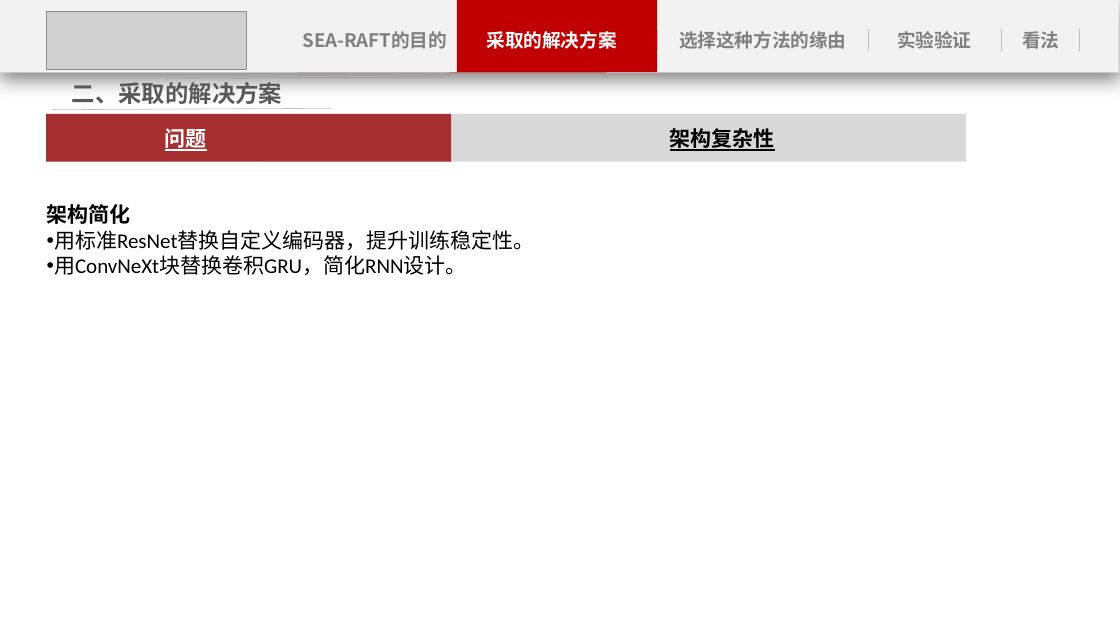
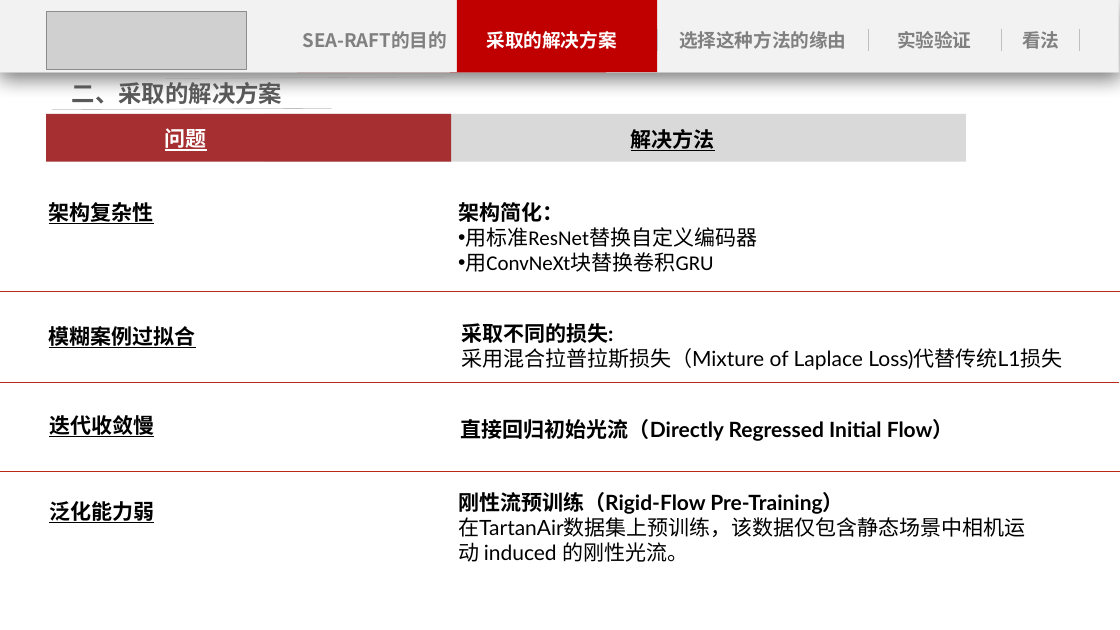
Before and after one commit to miheyou/RAFT_SCU, a slide deck: slide 6 of 11.4小组汇报(真).pptx. Drawn at 1120x630 pixels with LibreOffice and Linux fonts; fonts in the diff are those of the drawing; grey boxes stand for pictures; background and template pictures are left out. Boxes give left, top, right and bottom in pixels: in the first picture for what was removed or moved away, otherwise in the second. Text is boxed around its words. In the diff, an @@ line names an element or a change of style, - is before the commit and + after.

```diff
--- a/11.4小组汇报(真).pptx
+++ b/11.4小组汇报(真).pptx
@@ text added at bbox=[631, 129, 715, 151], 18 pt, text #000000, bold, underline @@
+解决方法
@@ text "架构复杂性": place and size @@
-text "架构复杂性" at bbox=[670, 126, 775, 152]
+text "架构复杂性" at bbox=[49, 199, 154, 225]
@@ text "架构复杂性" at bbox=[49, 199, 154, 225]: alignment centre to left @@
@@ text at bbox=[458, 202, 757, 272]: text changed @@
-架构简化
-• 用标准ResNet替换自定义编码器，提升训练稳定性。
-• 用ConvNeXt块替换卷积GRU，简化RNN设计。
+架构简化：
+• 用标准ResNet替换自定义编码器
+• 用ConvNeXt块替换卷积GRU
@@ line added from (0, 292) to (1120, 292), #B92917 0.5 pt @@
@@ text added at bbox=[49, 323, 196, 349], 18 pt, text #000000, bold, underline @@
+模糊案例过拟合
@@ text added at bbox=[461, 323, 1062, 370], 18 pt, text #000000 @@
+采取不同的损失:
+采用混合拉普拉斯损失（Mixture of Laplace Loss)代替传统L1损失
@@ line added from (0, 383) to (1119, 383), #B92917 0.5 pt @@
@@ text added at bbox=[49, 412, 154, 438], 18 pt, text #000000, bold, underline @@
+迭代收敛慢
@@ text added at bbox=[461, 419, 954, 441], 18 pt, text #000000, bold @@
+直接回归初始光流（Directly Regressed Initial Flow）
@@ line added from (0, 471) to (1120, 471), #B92917 0.5 pt @@
@@ text added at bbox=[49, 501, 154, 523], 18 pt, text #000000, bold, underline @@
+泛化能力弱
@@ text added at bbox=[458, 492, 1026, 562], 18 pt, text #000000 @@
+刚性流预训练（Rigid-Flow Pre-Training）
+在TartanAir数据集上预训练，该数据仅包含静态场景中相机运动 induced 的刚性光流。
```
Also in this commit, not shown: 3 other slides changed, 3 slides added.
